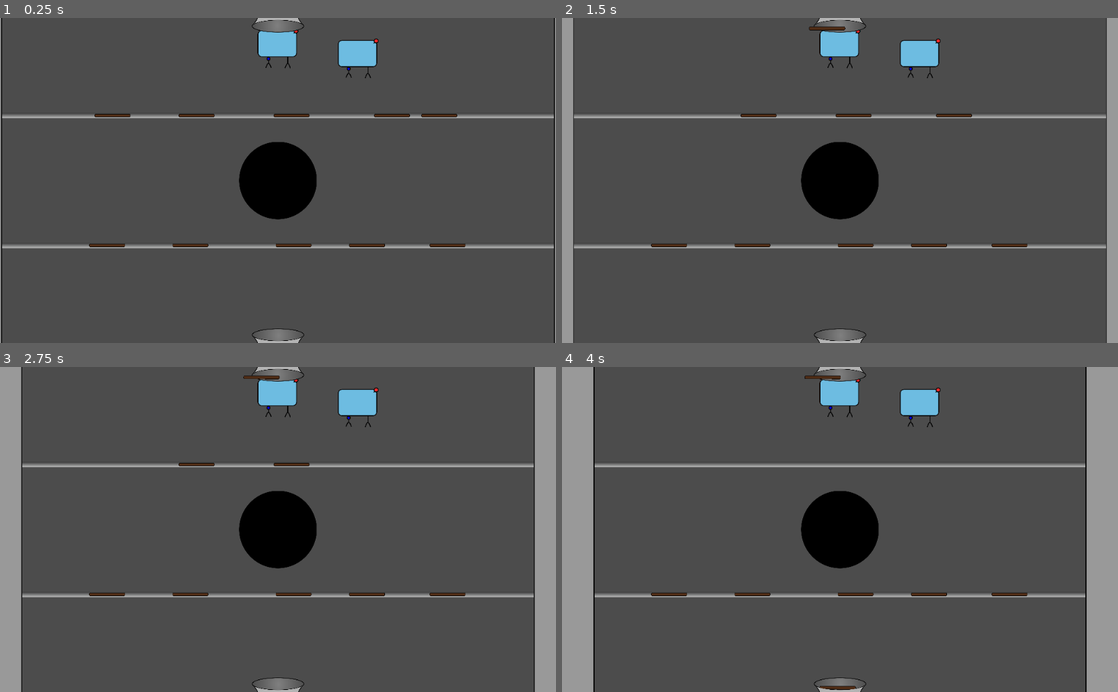
Above: before the commit, frames 1-4 (two rows, left to right).
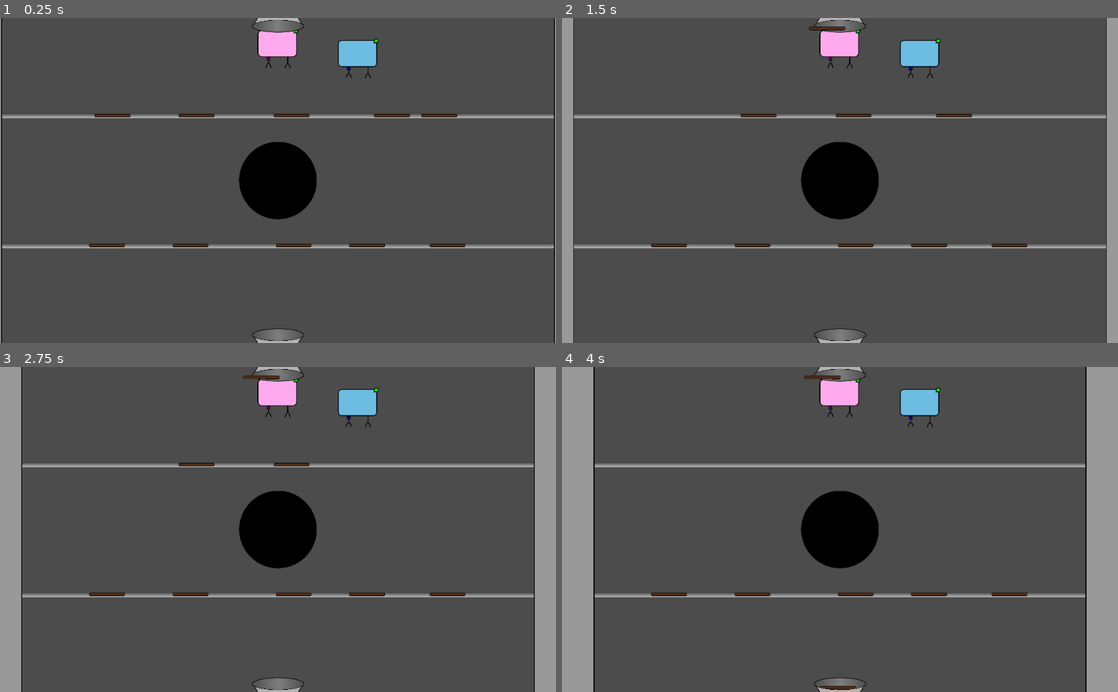
Above: after the commit, the same moments.

Repository: hgcummings/garbage-crusher
Game: Godot game, scene res://Main.tscn
Same seed, same stepped clock (60 frames per second), same inputs: the game is played once before the commit and once after it.
Inputs (mouse positions are in pixels of both pictures, inside the frame that each line leads up to):
- Up to frame 1 (0.25 s): no input
- Up to frame 2 (1.5 s): tap Enter at 0.5 s; move the mouse to (673, 115) at 0.52 s; click (673, 115) at 0.67 s; tap Space at 1.25 s; move the mouse to (1001, 115) at 1.27 s; click (1001, 115) at 1.42 s
- Up to frame 3 (2.75 s): tap Enter at 2 s; move the mouse to (394, 464) at 2.02 s; click (394, 464) at 2.17 s
- Up to frame 4 (4 s): tap Space at 2.75 s; move the mouse to (756, 464) at 2.77 s; click (756, 464) at 2.92 s; tap Enter at 3.5 s; move the mouse to (851, 464) at 3.52 s; click (851, 464) at 3.67 s

The runs differ from the first frame. In frame 1, 0.5% of the frame differs, in the area x 46-68%, y 3-14%; in frame 2, 0.5%; in frame 3, 0.5%; in frame 4, 0.5%.

Commit message:
Add different player sprites

Diff:
--- a/Main.tscn
+++ b/Main.tscn
@@ -8,6 +8,10 @@
 [ext_resource path="res://Chute.tscn" type="PackedScene" id=6]
 [ext_resource path="res://StaticWall.tscn" type="PackedScene" id=7]
 [ext_resource path="res://Hole.tscn" type="PackedScene" id=8]
+[ext_resource path="res://sprites/sprite-blue-idle.png" type="Texture" id=9]
+[ext_resource path="res://sprites/sprite-pink-idle.png" type="Texture" id=10]
+[ext_resource path="res://sprites/robot-blue-busy.png" type="Texture" id=11]
+[ext_resource path="res://sprites/sprite-pink-busy.png" type="Texture" id=12]
 
 [node name="Node2D" type="Node2D"]
 script = ExtResource( 5 )
@@ -106,6 +110,10 @@
 [node name="Player2" parent="Players" instance=ExtResource( 3 )]
 position = Vector2( 512, 0 )
 player_number = 2
+idle_sprite = ExtResource( 10 )
+busy_sprite = ExtResource( 12 )
 
 [node name="Player" parent="Players" instance=ExtResource( 3 )]
 position = Vector2( 659.675, 74.4302 )
+idle_sprite = ExtResource( 9 )
+busy_sprite = ExtResource( 11 )
--- a/Player.tscn
+++ b/Player.tscn
@@ -1,6 +1,6 @@
 [gd_scene load_steps=5 format=2]
 
-[ext_resource path="res://sprites/robot-blue-busy.png" type="Texture" id=1]
+[ext_resource path="res://sprites/sprite-blue-idle.png" type="Texture" id=1]
 [ext_resource path="res://PlayerMovement.gd" type="Script" id=2]
 
 [sub_resource type="RectangleShape2D" id=1]
--- a/PlayerMovement.gd
+++ b/PlayerMovement.gd
@@ -14,10 +14,20 @@
 onready var channel2 = get_node("/root/Node2D/Channels/Channel2")
 var heldItem = null
 export var player_number = 1
+export(Texture) var idle_sprite setget set_idle_sprite
+export(Texture) var busy_sprite
 
 var inputLinearDirection = 0
 var inputAngularDirection = 0
 var movementVector = Vector2.ZERO
+
+func set_idle_sprite(tex):
+	idle_sprite = tex
+	if Engine.editor_hint:
+		get_node("Sprite").texture = idle_sprite
+
+func _ready():
+	get_node("Sprite").texture = idle_sprite
 
 func handle_pick_up():
 	heldItem = $RayCast2D.get_collider()
Not shown: 1 places in Main.tscn that only renumber resources
Binary file added: sprites/sprite-blue-idle.png
Not shown, added: sprites/sprite-blue-idle.png.import
Binary file added: sprites/sprite-pink-busy.png
Not shown, added: sprites/sprite-pink-busy.png.import
Binary file added: sprites/sprite-pink-idle.png
Not shown, added: sprites/sprite-pink-idle.png.import
